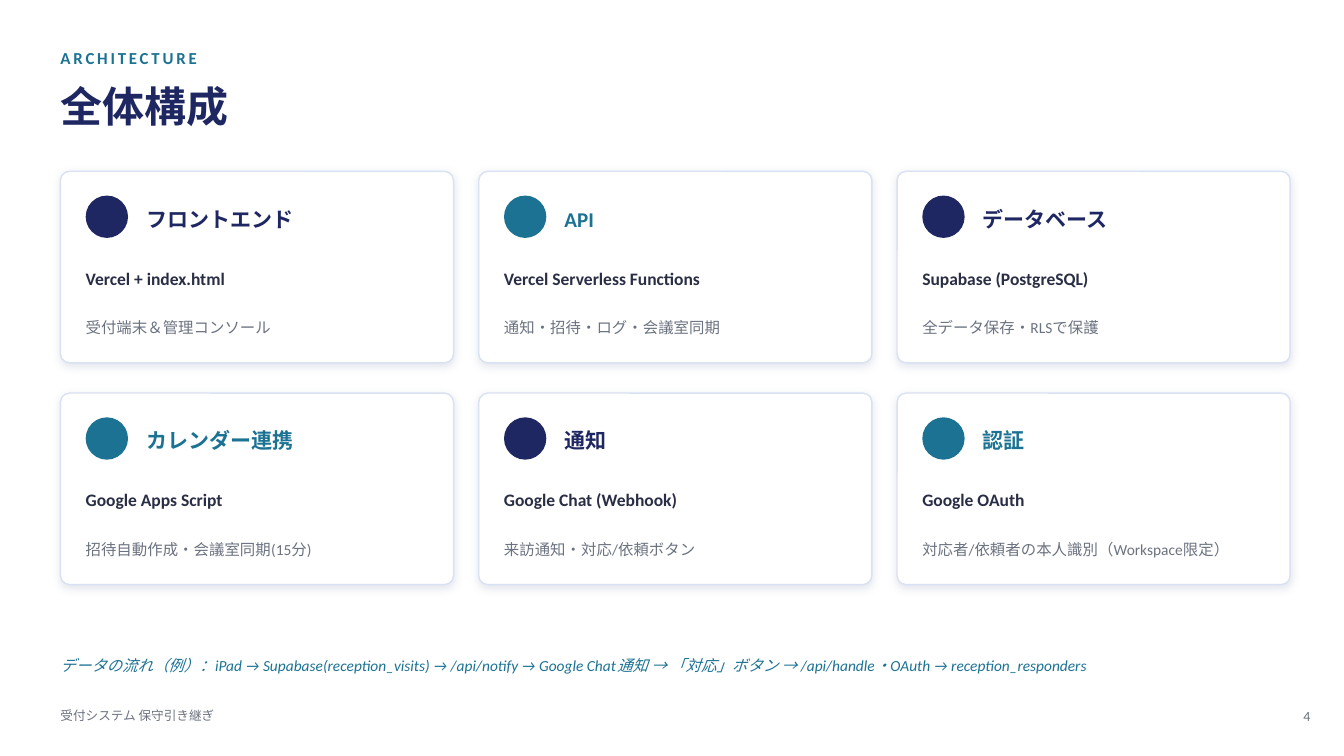
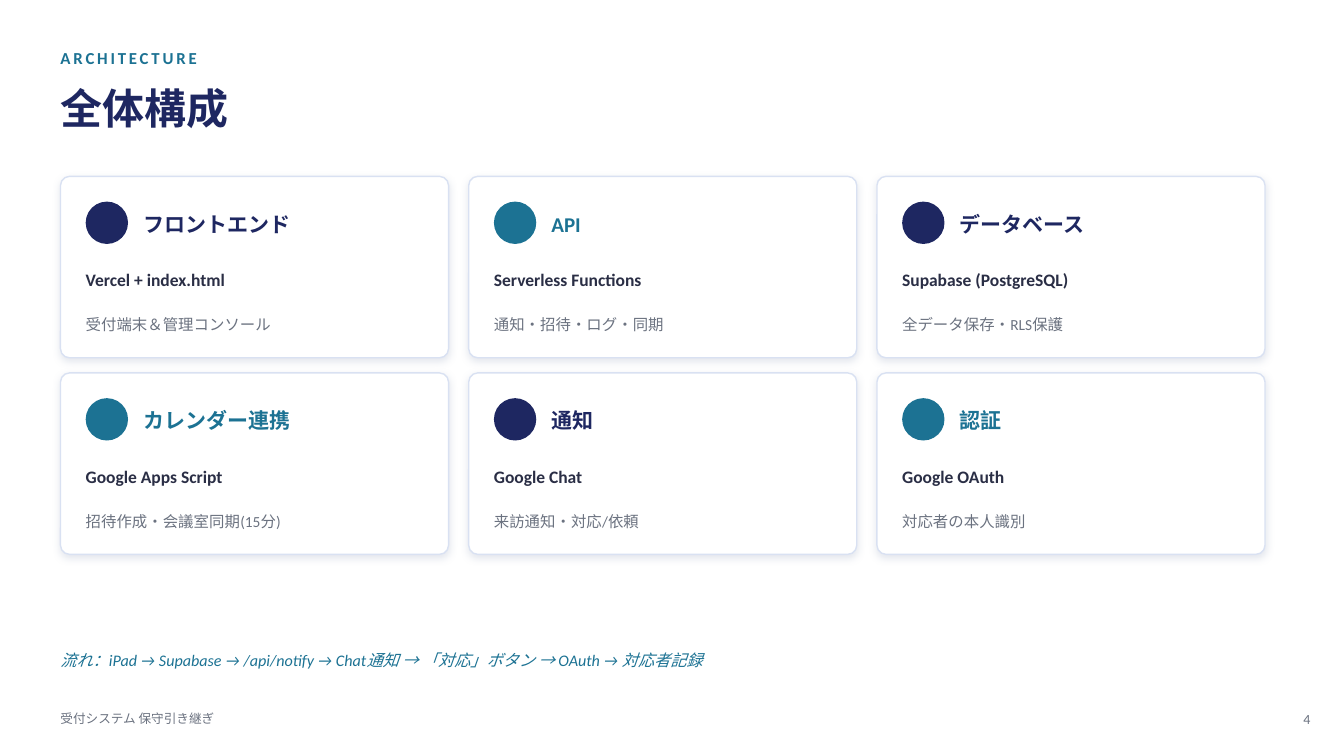
Before and after one commit to viva-eureka/reception-system, a slide deck: slide 4 of docs/受付システム_保守引き継ぎ.pptx. Drawn at 1344x756 pixels with LibreOffice and Linux fonts; fonts in the diff are those of the drawing. Boxes give left, top, right and bottom in pixels: in the first picture for what was removed or moved away, otherwise in the second. Text is boxed around its words. In the diff, an @@ line names an element or a change of style, - is before the commit and + after.

```diff
--- a/docs/受付システム_保守引き継ぎ.pptx
+++ b/docs/受付システム_保守引き継ぎ.pptx
@@ rounded rectangle: place and size @@
-rounded rectangle at [60,171,454,363]
+rounded rectangle at [60,176,449,358]
@@ rounded rectangle: place and size @@
-rounded rectangle at [479,171,872,363]
+rounded rectangle at [469,176,857,358]
@@ rounded rectangle: place and size @@
-rounded rectangle at [897,171,1291,363]
+rounded rectangle at [877,176,1265,358]
@@ ellipse: place and size @@
-ellipse at [86,196,128,238]
+ellipse at [86,202,128,244]
@@ text "フロントエンド": place and size @@
-text "フロントエンド" at [146,210,293,229]
+text "フロントエンド" at [143,215,290,234]
@@ ellipse: place and size @@
-ellipse at [504,196,546,238]
+ellipse at [494,202,536,244]
@@ text "API": place and size @@
-text "API" at [564,213,593,227]
+text "API" at [551,218,580,232]
@@ ellipse: place and size @@
-ellipse at [923,196,965,238]
+ellipse at [902,202,945,244]
@@ text "データベース": place and size @@
-text "データベース" at [983,209,1108,229]
+text "データベース" at [960,214,1085,234]
@@ text "Supabase (PostgreSQL)": place and size @@
-text "Supabase (PostgreSQL)" at [922,272,1089,288]
+text "Supabase (PostgreSQL)" at [902,273,1068,289]
@@ text "受付端末＆管理コンソール" at [86,317,271,331]: line spacing 1.15 to 1 @@
@@ text at [494,273,641,286]: text changed @@
-Vercel Serverless Functions
+Serverless Functions
@@ text at [494,317,664,331]: text changed @@
-通知・招待・ログ・会議室同期
+通知・招待・ログ・同期
@@ text at [902,317,1063,331]: text changed @@
-全データ保存・RLSで保護
+全データ保存・RLS保護
@@ rounded rectangle: place and size @@
-rounded rectangle at [60,393,454,585]
+rounded rectangle at [60,373,449,555]
@@ rounded rectangle: place and size @@
-rounded rectangle at [479,393,872,585]
+rounded rectangle at [469,373,857,555]
@@ proportions changed in 6 elements at [60,176,449,358], [469,176,857,358], [877,176,1265,358], [60,373,449,555], [469,373,857,555], [877,373,1265,555] @@
@@ rounded rectangle: place and size @@
-rounded rectangle at [897,393,1291,585]
+rounded rectangle at [877,373,1265,555]
@@ ellipse: place and size @@
-ellipse at [86,417,128,460]
+ellipse at [86,398,128,441]
@@ text "カレンダー連携": place and size @@
-text "カレンダー連携" at [146,430,293,450]
+text "カレンダー連携" at [143,410,290,430]
@@ ellipse: place and size @@
-ellipse at [504,417,546,460]
+ellipse at [494,398,536,441]
@@ text "通知": place and size @@
-text "通知" at [564,430,606,450]
+text "通知" at [551,410,593,430]
@@ ellipse: place and size @@
-ellipse at [923,417,965,460]
+ellipse at [902,398,945,441]
@@ text "認証": place and size @@
-text "認証" at [983,428,1025,454]
+text "認証" at [960,407,1002,433]
@@ text "Google Apps Script": place and size @@
-text "Google Apps Script" at [86,493,222,509]
+text "Google Apps Script" at [86,470,222,486]
@@ text at [494,470,582,486]: text changed @@
-Google Chat (Webhook)
+Google Chat
@@ text "Google OAuth": place and size @@
-text "Google OAuth" at [922,493,1024,509]
+text "Google OAuth" at [902,470,1004,486]
@@ text at [86,514,281,529]: text changed @@
-招待自動作成・会議室同期(15分)
+招待作成・会議室同期(15分)
@@ text at [494,514,639,528]: text changed @@
-来訪通知・対応/依頼ボタン
+来訪通知・対応/依頼
@@ text at [902,514,1025,528]: text changed @@
-対応者/依頼者の本人識別（Workspace限定）
+対応者の本人識別
@@ text at [60,652,703,669]: text changed; size 11 to 11.5 pt @@
-データの流れ（例）：iPad → Supabase(reception_visits) → /api/notify → Google Chat通知 → 「対応」ボタン → /api/handle・OAuth → reception_responders
+流れ：iPad → Supabase → /api/notify → Chat通知 → 「対応」ボタン → OAuth → 対応者記録
```
Also in this commit, not shown: 10 other slides changed, 4 other files.
